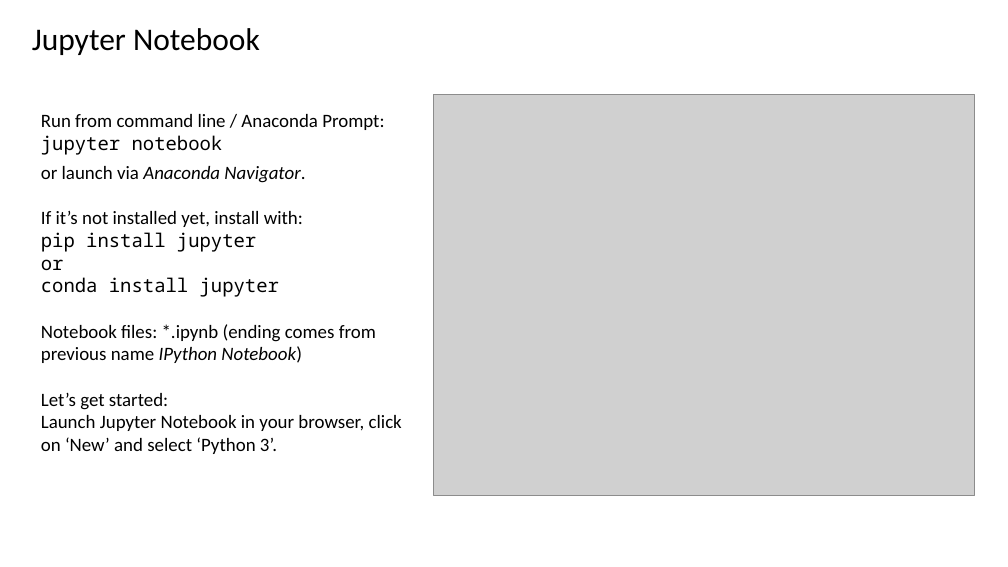
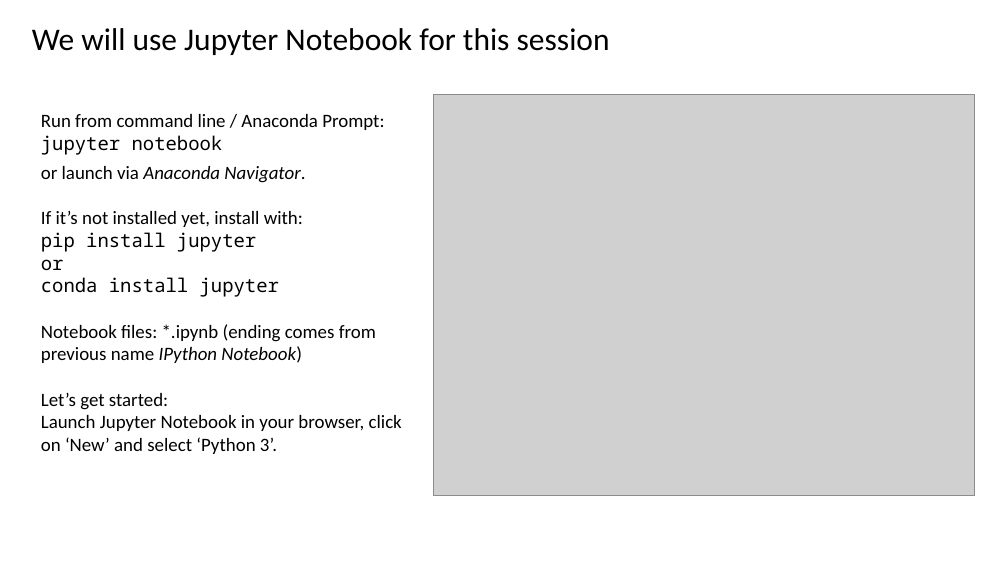
Before and after one commit to btitze/python-course, a slide deck: slide 7 of for_beginners/Python for Beginners.pptx. Drawn at 1008x567 pixels with LibreOffice and Linux fonts; fonts in the diff are those of the drawing; grey boxes stand for pictures. Boxes give left, top, right and bottom in pixels: in the first picture for what was removed or moved away, otherwise in the second. Text is boxed around its words. In the diff, an @@ line names an element or a change of style, - is before the commit and + after.

Commit message:
Update presentation and notebooks for 2020 beginners session

```diff
--- a/for_beginners/Python for Beginners.pptx
+++ b/for_beginners/Python for Beginners.pptx
@@ title at [32, 28, 610, 55]: text changed @@
-Jupyter Notebook
+We will use Jupyter Notebook for this session
```
Also in this commit, not shown: 6 other slides changed, 1 slide added, 2 other files.
